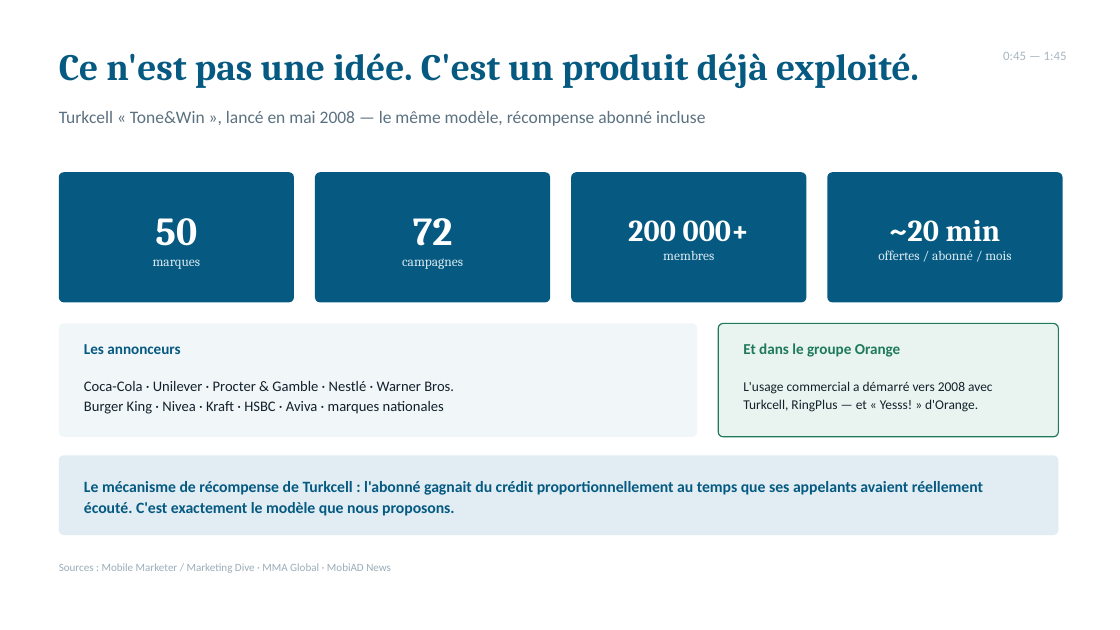
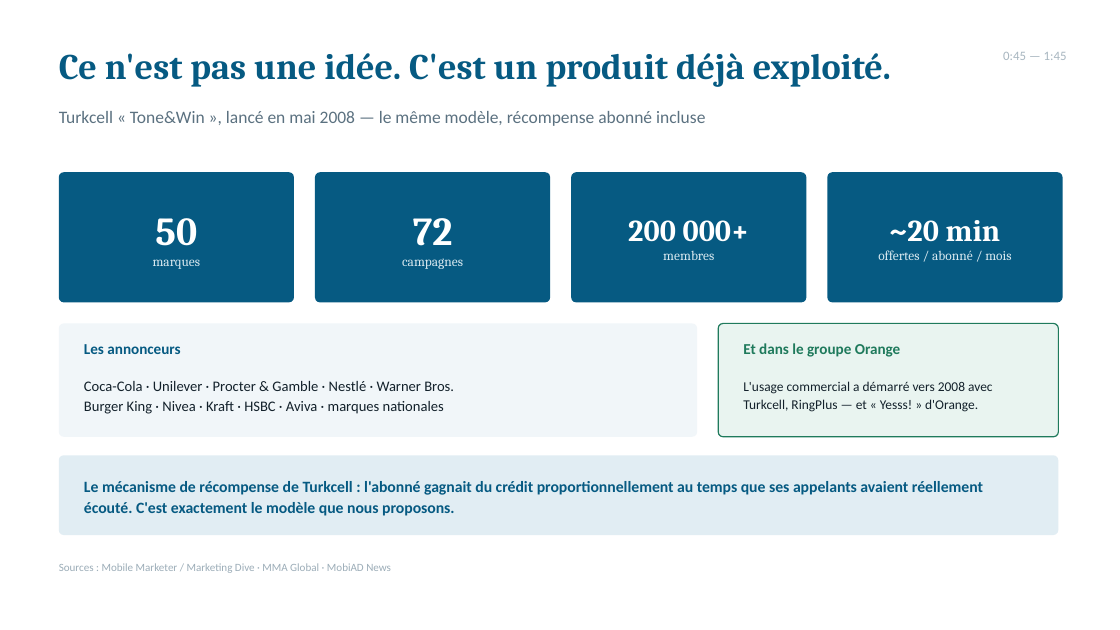
Before and after one commit to techres2boost/mms-consulting, a slide deck: slide 3 of docs/presentation/Call_Com_Orange_Premiere_Rencontre_5min.pptx. Drawn at 1120x630 pixels with LibreOffice and Linux fonts; fonts in the diff are those of the drawing. Boxes give left, top, right and bottom in pixels: in the first picture for what was removed or moved away, otherwise in the second. Text is boxed around its words. In the diff, an @@ line names an element or a change of style, - is before the commit and + after.

```diff
--- a/docs/presentation/Call_Com_Orange_Premiere_Rencontre_5min.pptx
+++ b/docs/presentation/Call_Com_Orange_Premiere_Rencontre_5min.pptx
@@ text "Ce n'est pas une idée. ..." at [59, 53, 891, 87]: size 32 to 31 pt @@
```
Also in this commit, not shown: 5 other slides changed, 3 slides added, 3 slides removed, 6 other files.
